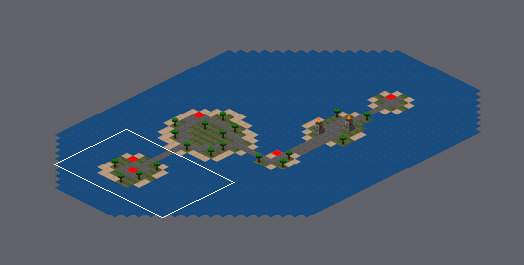
A Tiled map gets an edit: assets/tiled/tutorial.tmx. Above, an overview of the earlier version with the close-up marked.
Close-up. Before the commit:
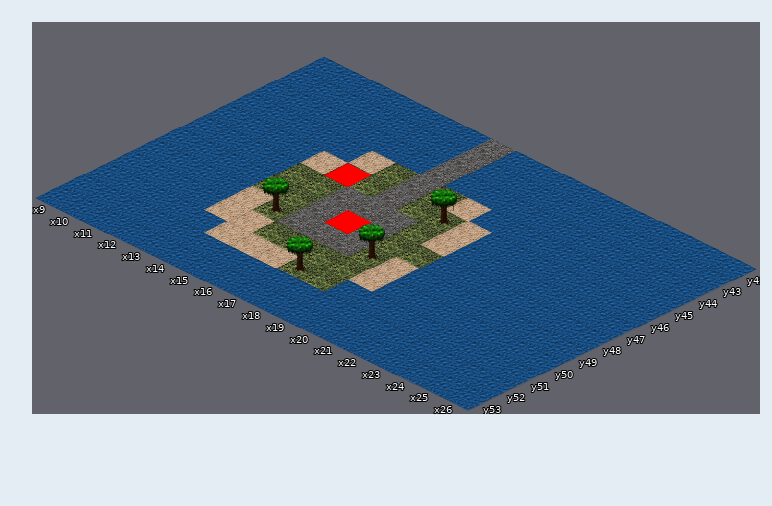
Cells are 98x48 px. Isometric: x runs down to the right, y down to the left. Shown: x 9..26, y 42..53. The commit also changed other parts of the map, which this record leaves out.
After the commit:
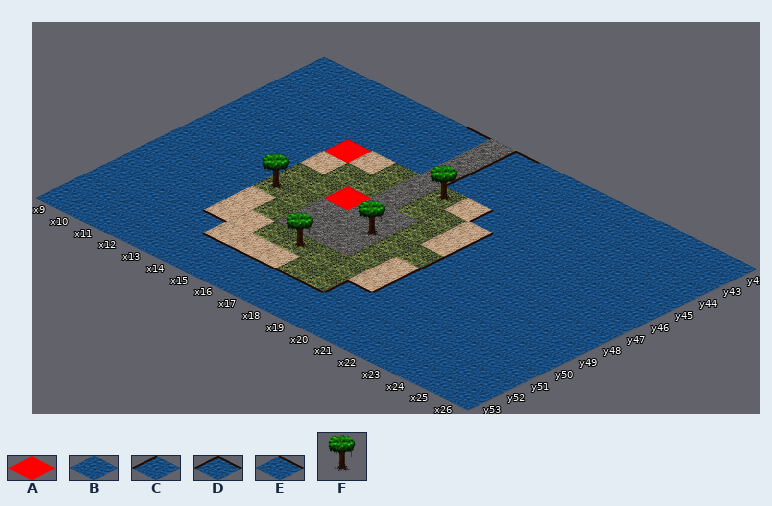
Key: from "GroundTiles": A 2 "red", B 5 "water", C 6 "waterL", D 7 "waterM", E 8 "waterR"; from "Tree": F 0.
_ is an empty cell.
From old to new:
Layer "layer1":
The edit turns tile B into tile C in rows 43 to 44 at x 17; in row 45 at x 19; in rows 46 to 50 at x 20.
The edit turns tile B into tile D in row 42 at x 17; in row 51 at x 19.
The edit turns tile B into tile E in row 42 at x 15; in row 51 at x 13; in row 52 at x 14 to 18.
Layer "unitLayer":
There is now tile A in row 45 at x 13; in row 47 at x 15.
There is now tile F in row 45 at x 17; in row 48 at x 13 and 17; in row 50 at x 16.
The author cleared tile A in row 46 at x 14; in row 48 at x 16.
The author cleared tile F in row 46 at x 18; in row 49 at x 14 and 18; in row 51 at x 17.
